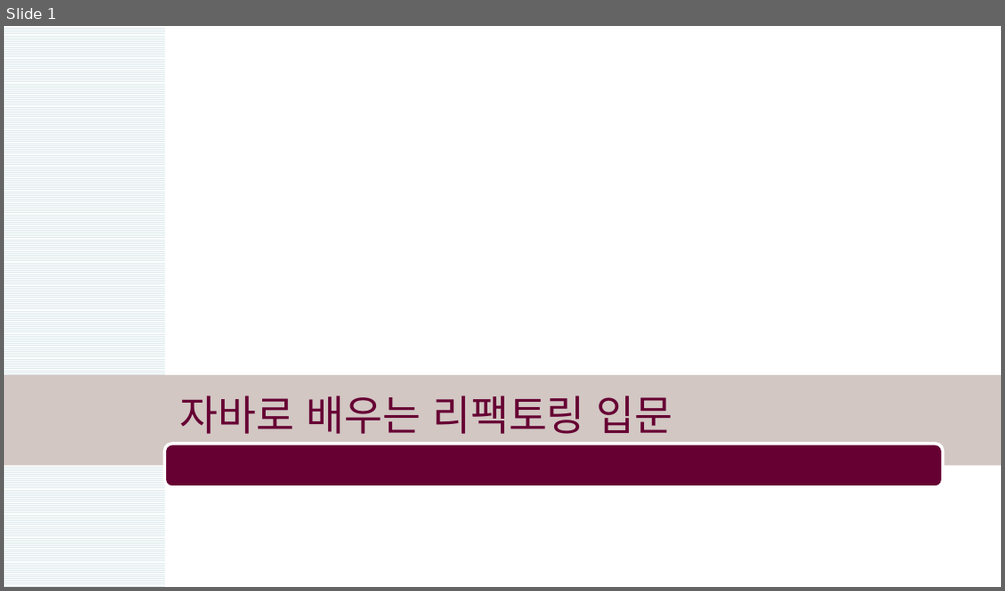
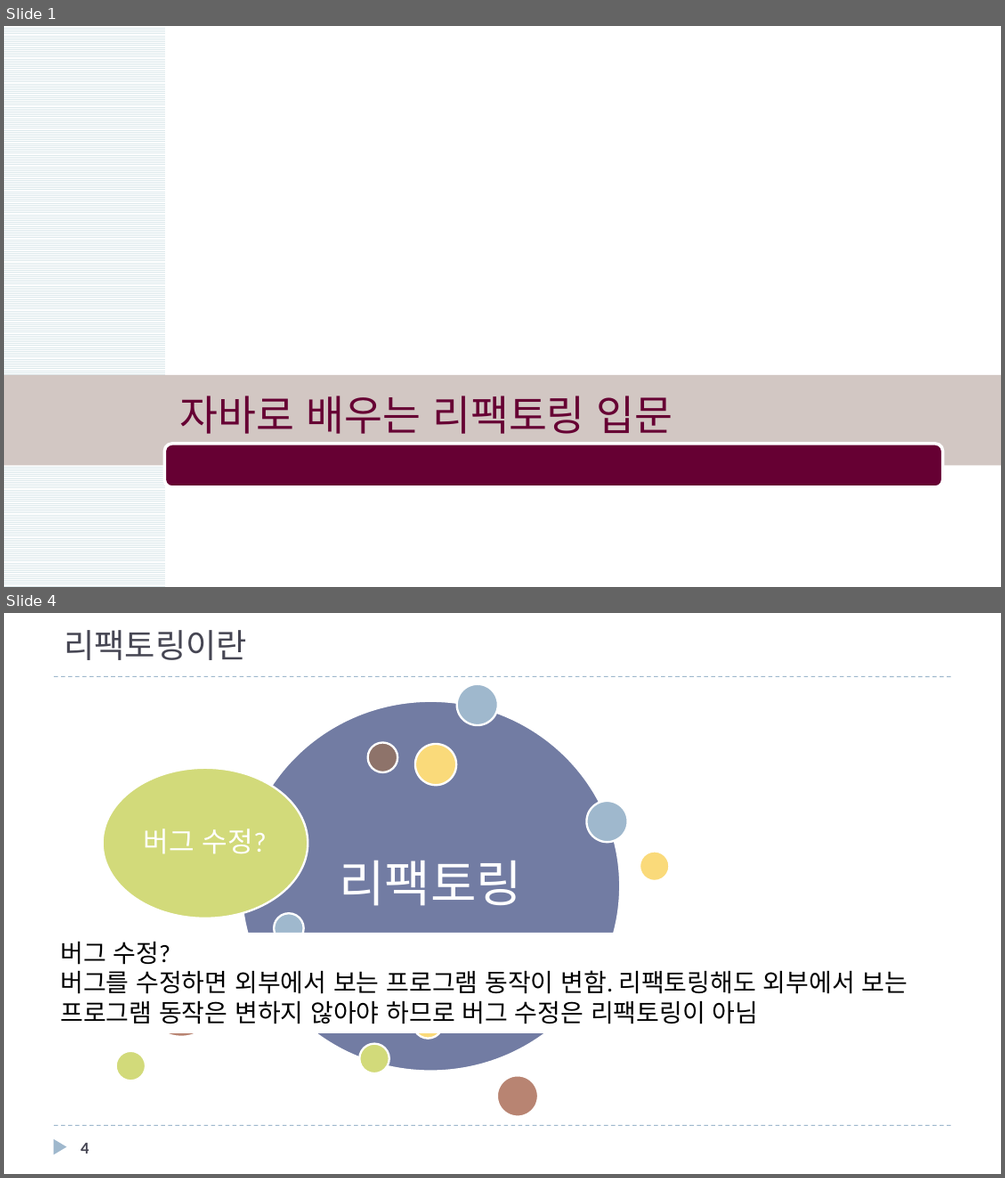
Before and after one commit to mkgungor/refactoring_java, a slide deck: ppt/자바로 배우는 리팩토링 입문.pptx. Shown one above the other, each under a label of ours: slide 1 before the commit, slides 1 and 4 after it; the slides between them are not shown. The pictures are 1005x591 and 1005x1178 pixels, drawn with LibreOffice and Linux fonts; fonts in the diff are those of the drawing; background and template pictures are left out. Boxes give left, top, right and bottom in pixels: in the first picture for what was removed or moved away, otherwise in the second. Text is boxed around its words. In the diff, an @@ line names an element or a change of style, - is before the commit and + after.

```diff
--- a/ppt/자바로 배우는 리팩토링 입문.pptx
+++ b/ppt/자바로 배우는 리팩토링 입문.pptx
@@ slide 4 added at [4,613,1001,1174], background #FFFFFF @@
@@ title added at [64,630,247,660], 24 pt, text #464653 @@
+리팩토링이란
@@ line added from (54, 677) to (951, 677), #9FB8CD 0.75 pt dashed @@
@@ freeform shape added at [103,768,308,918], fill #D2DA7A, outline #FFFFFF 1.5 pt, 20 pt, text #FFFFFF @@
+버그 수정?
@@ text added at [60,941,908,1024], 18 pt, text #000000 @@
+버그 수정?
+버그를 수정하면 외부에서 보는 프로그램 동작이 변함. 리팩토링해도 외부에서 보는 프로그램 동작은 변하지 않아야 하므로 버그 수정은 리팩토링이 아님
@@ group added at [115,684,670,1117]: 11 ellipses, 1 freeform shape @@
+리팩토링
@@ triangle added at [53,1139,66,1155], fill #9FB8CD @@
@@ line added from (54, 1126) to (951, 1126), #9FB8CD 0.75 pt dashed @@
@@ page number added at [81,1143,89,1153], 12 pt, text #464653, bold @@
+4
```
Also in this commit, not shown: 1 slide changed, 10 other slides added.
